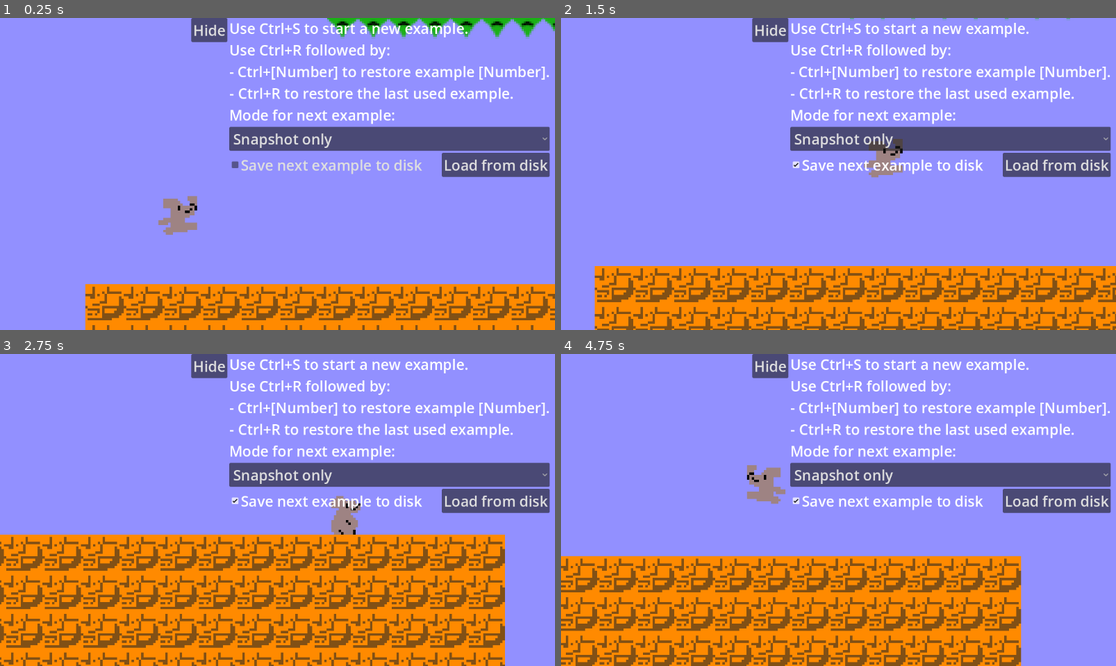
Above: before the commit, frames 1-4 (two rows, left to right).
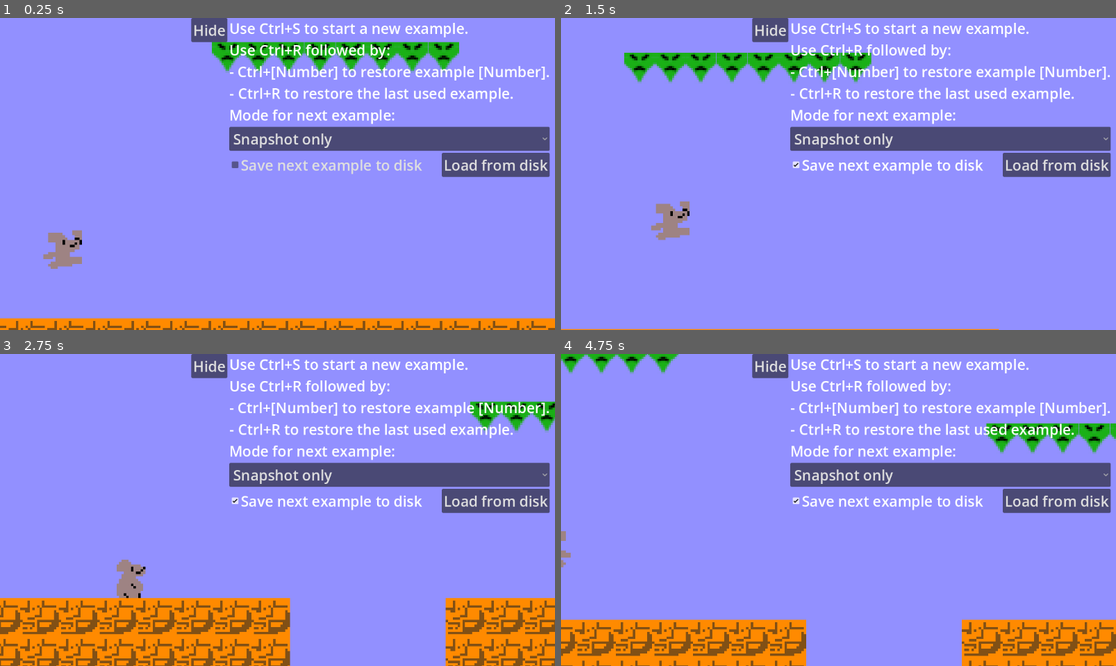
Above: after the commit, the same moments.

Repository: hpi-swa-lab/babylonian-programming-godot
Game: Godot game, scene res://platformer.tscn
Same seed, same stepped clock (60 frames per second), same inputs: the game is played once before the commit and once after it.
Inputs (mouse positions are in pixels of both pictures, inside the frame that each line leads up to):
- Up to frame 1 (0.25 s): no input
- Up to frame 2 (1.5 s): tap Enter (ui_accept) at 0.5, 0.77 s; move the mouse to (960, 158) at 0.52 s; hold Right (ui_right) 0.53-1.28 s; tap R at 0.6 s; click (960, 158) at 0.67 s; move the mouse to (727, 189) at 1.27 s; hold S from 1.28 s (still down); tap 0 at 1.35 s
- Up to frame 3 (2.75 s): tap Enter (ui_accept) at 1.52 s; move the mouse to (333, 441) at 2.02 s; release S at 2.03 s; hold Right (ui_right) from 2.03 s (still down); tap 9 at 2.1 s
- Up to frame 4 (4.75 s): move the mouse to (810, 572) at 2.77 s; tap 1 at 2.85 s; click (810, 572) at 2.92 s; tap Enter (ui_accept) at 3.02, 3.77, 4.52 s; move the mouse to (1005, 556) at 3.52 s; release Right (ui_right) at 3.53 s; hold Left (ui_left) from 3.53 s (still down); tap R at 3.6 s; move the mouse to (672, 463) at 4.27 s; tap 0 at 4.35 s

The runs differ from the first frame. In frame 1, 16% of the frame differs, in the area x 0-100%, y 0-100%; in frame 2, 23%; in frame 3, 36%, in the area x 0-100%, y 15-100%; in frame 4, 31%.

Commit message:
Use built-in position smoothing for camera

Diff:
--- a/camera.gd
+++ /dev/null
@@ -1,6 +0,0 @@
-extends Camera2D
-
-@export var target: Node2D
-
-func _process(delta):
-	global_position = lerp(global_position, target.global_position, 0.05)
--- a/platformer.tscn
+++ b/platformer.tscn
@@ -1,8 +1,7 @@
-[gd_scene load_steps=7 format=3 uid="uid://cb6dsf0prkabc"]
+[gd_scene load_steps=6 format=3 uid="uid://cb6dsf0prkabc"]
 
 [ext_resource type="PackedScene" uid="uid://b32bqgjmfmd0h" path="res://player.tscn" id="1_ucqkw"]
 [ext_resource type="PackedScene" uid="uid://d3j3msm2jiigd" path="res://block.tscn" id="2_7ah1a"]
-[ext_resource type="Script" path="res://camera.gd" id="3_3wdf0"]
 [ext_resource type="PackedScene" uid="uid://bc48xekaedh6e" path="res://enemy.tscn" id="4_onwt2"]
 [ext_resource type="PackedScene" uid="uid://hh1xymp2mv5r" path="res://spike.tscn" id="5_4plkg"]
 [ext_resource type="PackedScene" uid="uid://cd2kr4abyrbqt" path="res://column.tscn" id="6_u1s8i"]
@@ -11,6 +10,12 @@
 
 [node name="Player" parent="." instance=ExtResource("1_ucqkw")]
 position = Vector2(130, 456)
+
+[node name="Camera2D" type="Camera2D" parent="Player"]
+position = Vector2(89.2, -26.4)
+scale = Vector2(0.2, 0.2)
+position_smoothing_enabled = true
+position_smoothing_speed = 3.0
 
 [node name="Blocks" parent="." instance=ExtResource("2_7ah1a")]
 position = Vector2(-22, 672)
@@ -29,11 +34,6 @@
 
 [node name="Blocks6" parent="." instance=ExtResource("2_7ah1a")]
 position = Vector2(6275, 241)
-
-[node name="Camera2D" type="Camera2D" parent="." node_paths=PackedStringArray("target")]
-position = Vector2(576, 324)
-script = ExtResource("3_3wdf0")
-target = NodePath("../Player")
 
 [node name="Enemy" parent="." instance=ExtResource("4_onwt2")]
 position = Vector2(4744, 856)
